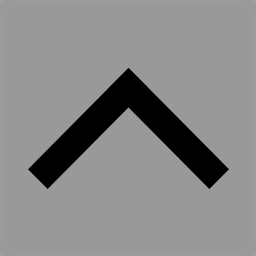
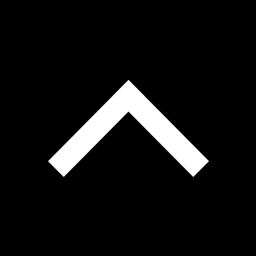
Two versions of the same layered image (256×256). Layer-by-layer changes:
added layer "Group 1 copy" above "Group 1" over [48, 80, 209, 177]
hid group "Group 1" (2 layers) over [28, 68, 229, 189]
"Layer 1": opacity 80% → 100%, painted on it over [0, 0, 256, 256]
